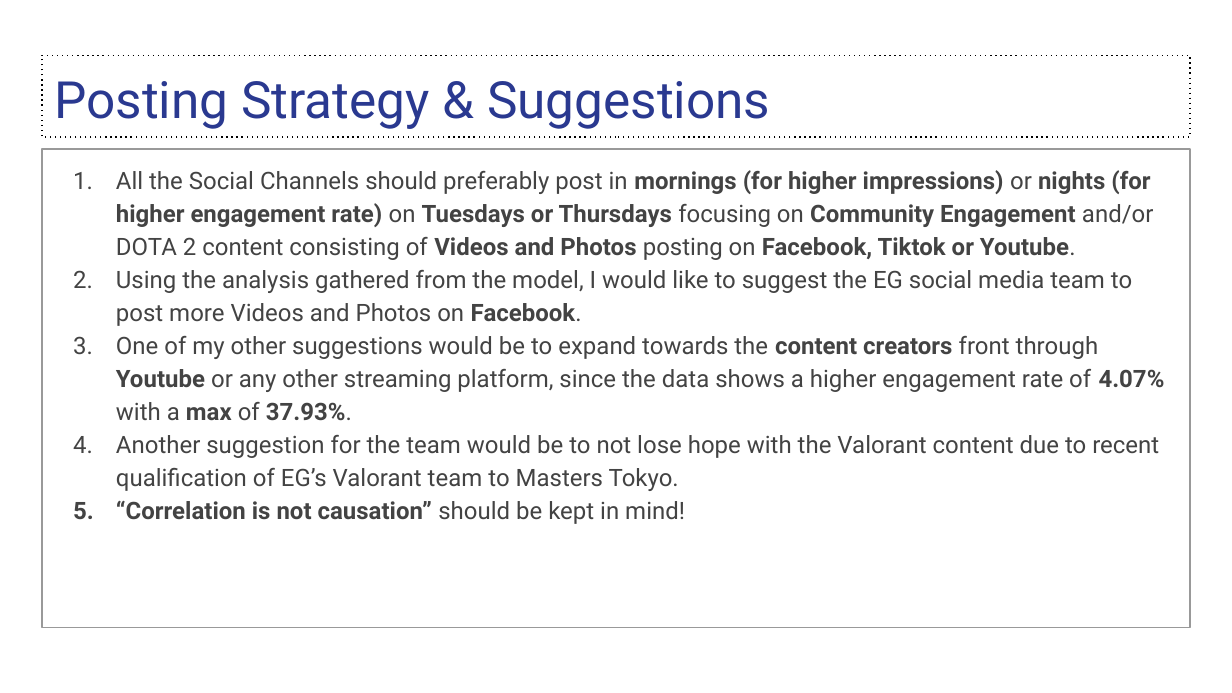
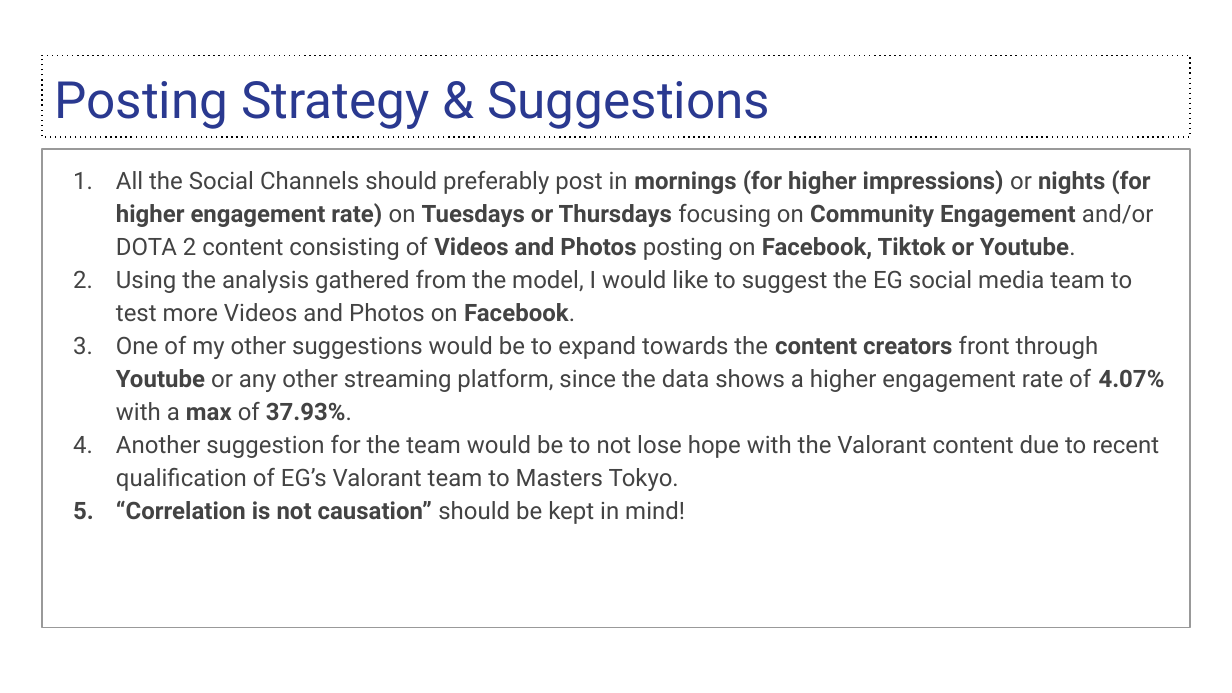
Before and after one commit to sidthakur08/EGxGeniusLeague, a slide deck: slide 13 of DA/EG Data Analysis Assessment .pptx. Drawn at 1232x693 pixels with LibreOffice and Linux fonts; fonts in the diff are those of the drawing. Boxes give left, top, right and bottom in pixels: in the first picture for what was removed or moved away, otherwise in the second. Text is boxed around its words. In the diff, an @@ line names an element or a change of style, - is before the commit and + after.

```diff
--- a/DA/EG Data Analysis Assessment .pptx
+++ b/DA/EG Data Analysis Assessment .pptx
@@ text at (x1=116, y1=270, x2=1132, y2=322): text changed @@
-2. Using the analysis gathered from the model, I would like to suggest the EG social media team to post more Videos and Photos on Facebook.
+2. Using the analysis gathered from the model, I would like to suggest the EG social media team to test more Videos and Photos on Facebook.
```
Also in this commit, not shown: 4 other slides changed, 1 other file.
